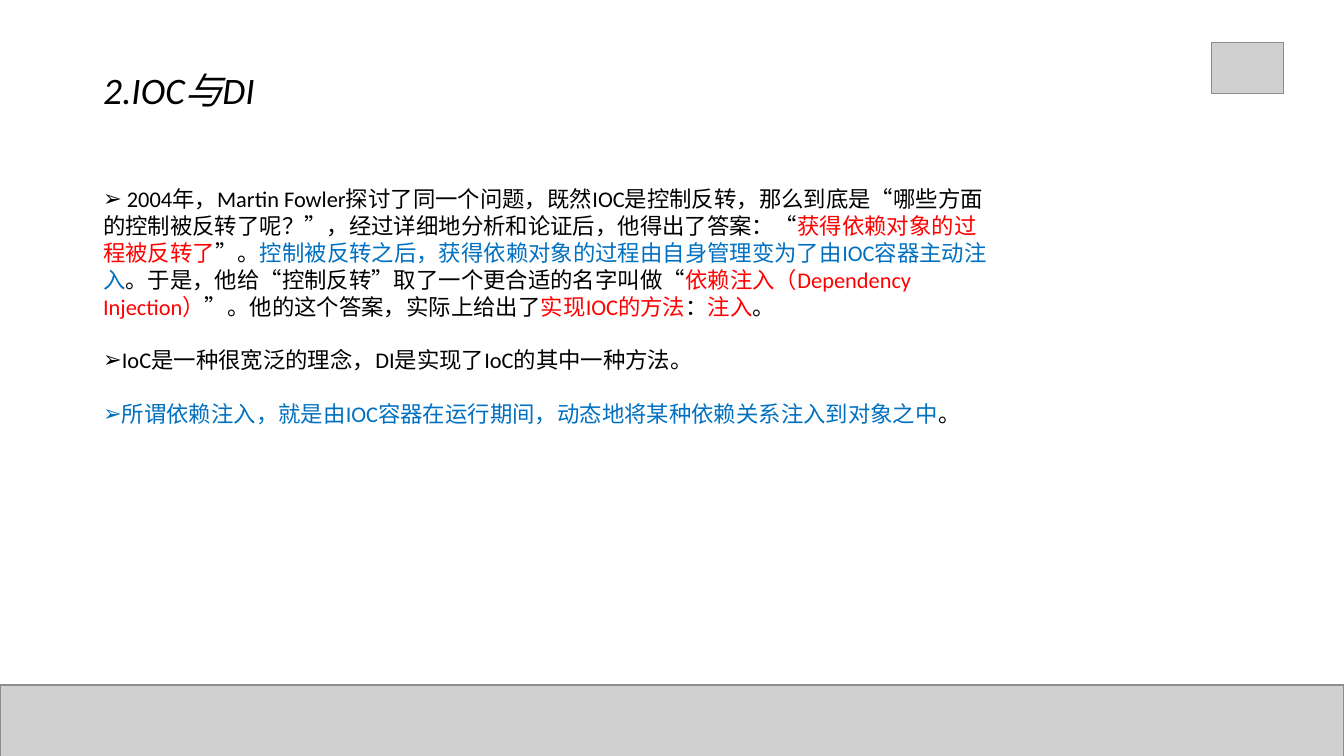
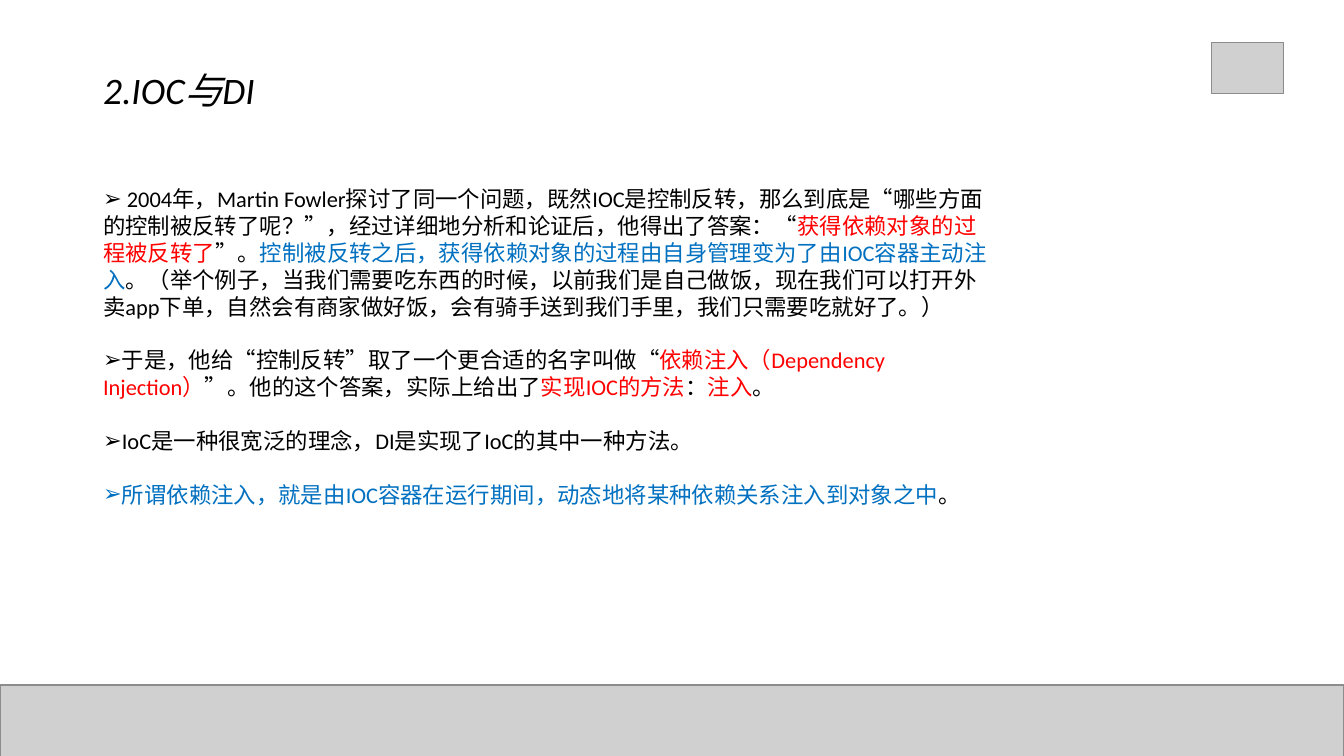
Before and after one commit to Mrchensama/DependenceInjection, a slide deck: slide 7 of 陈胡-依赖注入.pptx. Drawn at 1344x756 pixels with LibreOffice and Linux fonts; fonts in the diff are those of the drawing; grey boxes stand for pictures. Boxes give left, top, right and bottom in pixels: in the first picture for what was removed or moved away, otherwise in the second. Text is boxed around its words. In the diff, an @@ line names an element or a change of style, - is before the commit and + after.

```diff
--- a/陈胡-依赖注入.pptx
+++ b/陈胡-依赖注入.pptx
@@ text at bbox=[103, 188, 987, 399]: text changed @@
-➢ 2004年，Martin Fowler探讨了同一个问题，既然IOC是控制反转，那么到底是“哪些方面的控制被反转了呢？”，经过详细地分析和论证后，他得出了答案：“获得依赖对象的过程被反转了”。控制被反转之后，获得依赖对象的过程由自身管理变为了由IOC容器主动注入。于是，他给“控制反转”取了一个更合适的名字叫做“依赖注入（Dependency Injection）”。他的这个答案，实际上给出了实现IOC的方法：注入。
+➢ 2004年，Martin Fowler探讨了同一个问题，既然IOC是控制反转，那么到底是“哪些方面的控制被反转了呢？”，经过详细地分析和论证后，他得出了答案：“获得依赖对象的过程被反转了”。控制被反转之后，获得依赖对象的过程由自身管理变为了由IOC容器主动注入。（举个例子，当我们需要吃东西的时候，以前我们是自己做饭，现在我们可以打开外卖app下单，自然会有商家做好饭，会有骑手送到我们手里，我们只需要吃就好了。）
+➢ 于是，他给“控制反转”取了一个更合适的名字叫做“依赖注入（Dependency Injection）”。他的这个答案，实际上给出了实现IOC的方法：注入。
```
Also in this commit, not shown: 28 other slides changed, 4 slides added, 4 slides removed, 5 other files.
